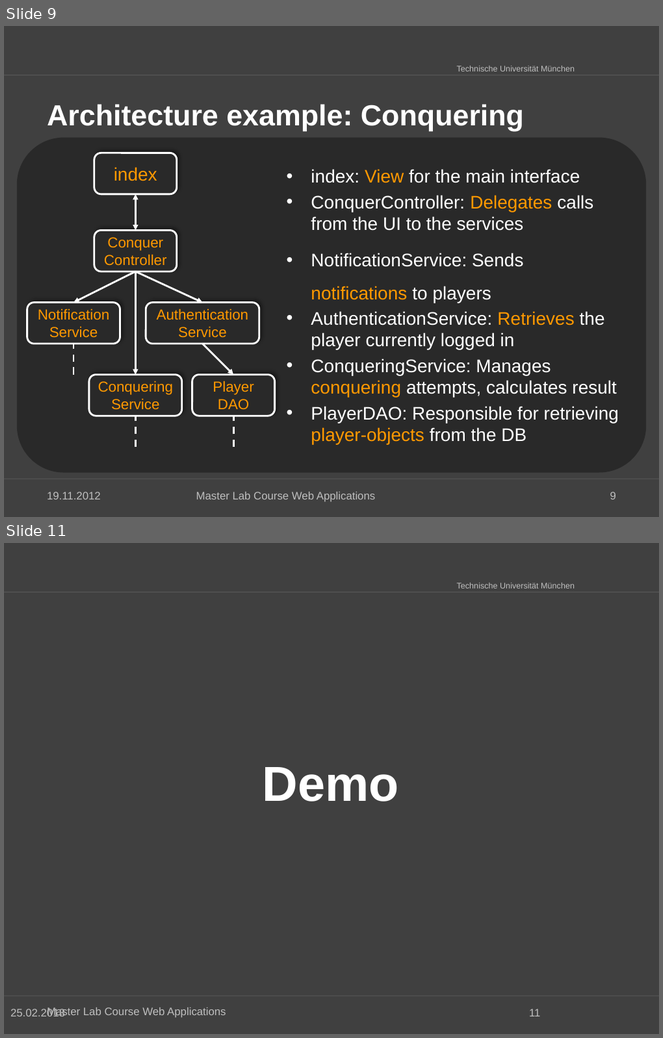
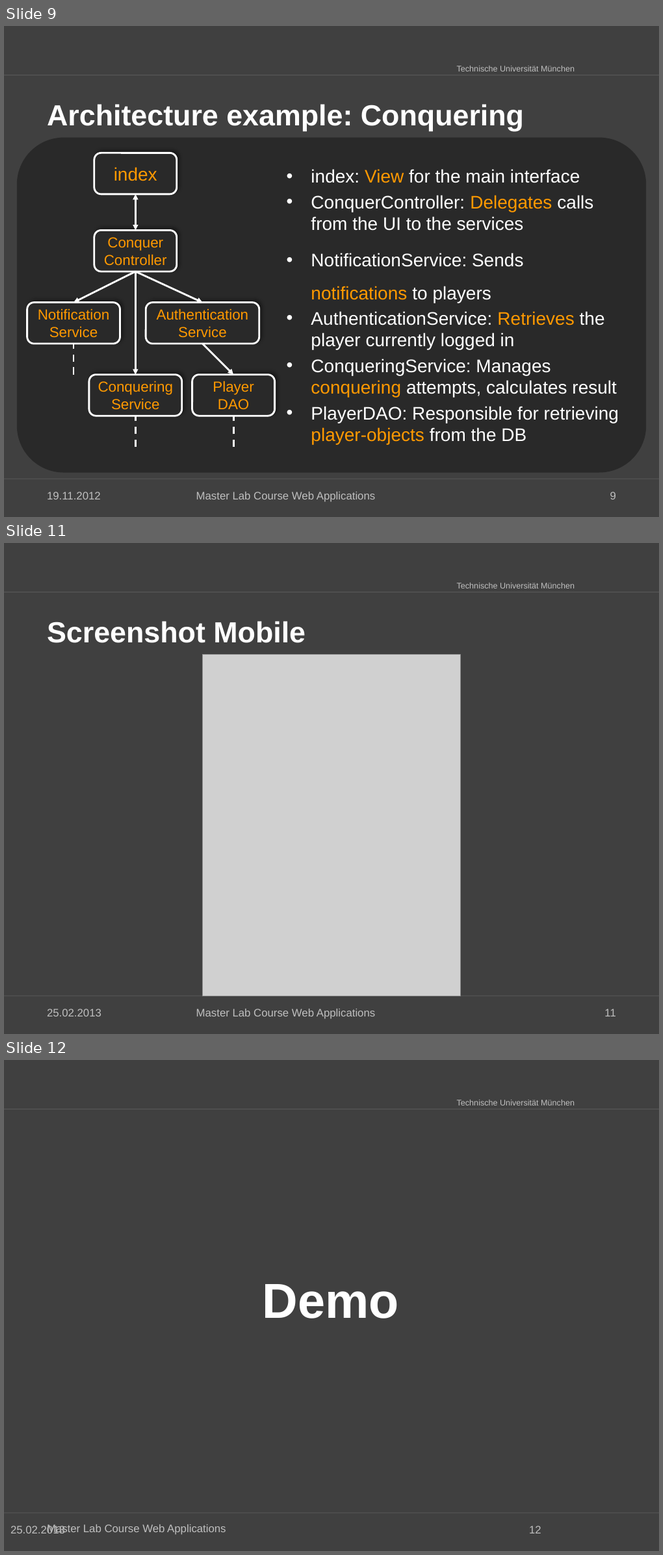
Before and after one commit to kneczaj/pi-puppids, a slide deck: docs/group4_Final_Presentation.pptx. Shown one above the other, each under a label of ours: slides 9 and 11 before the commit, slides 9, 11 and 12 after it; the slides between them are not shown. The pictures are 663x1038 and 663x1555 pixels, drawn with LibreOffice and Linux fonts; fonts in the diff are those of the drawing; grey boxes stand for pictures; background and template pictures are left out. Boxes give left, top, right and bottom in pixels: in the first picture for what was removed or moved away, otherwise in the second. Text is boxed around its words. In the diff, an @@ line names an element or a change of style, - is before the commit and + after.

Commit message:
added screenshots, fixed color-scheme of the presentation

```diff
--- a/docs/group4_Final_Presentation.pptx
+++ b/docs/group4_Final_Presentation.pptx
@@ slide 11 added at [4,543,659,1034], background #404040; not listed: 3 template elements that a slide beside it also shows @@
@@ title added at [47,621,306,643], 32 pt, text #FFFFFF, bold @@
+Screenshot Mobile
@@ picture added at [202,654,461,997] @@
@@ text added at [47,1009,102,1017], 12 pt, text #BFBFBF @@
+25.02.2013
@@ text added at [196,1009,375,1019], 12 pt, text #BFBFBF @@
+Master Lab Course Web Applications
@@ page number added at [605,1009,616,1017], 12 pt, text #BFBFBF @@
+11
@@ what was slide 11 is now slide 12 @@
@@ page number at [529,1526,542,1534]: text changed @@
-11
+12
```
Also in this commit, not shown: 1 slide changed, 3 other slides added, 2 other files.
